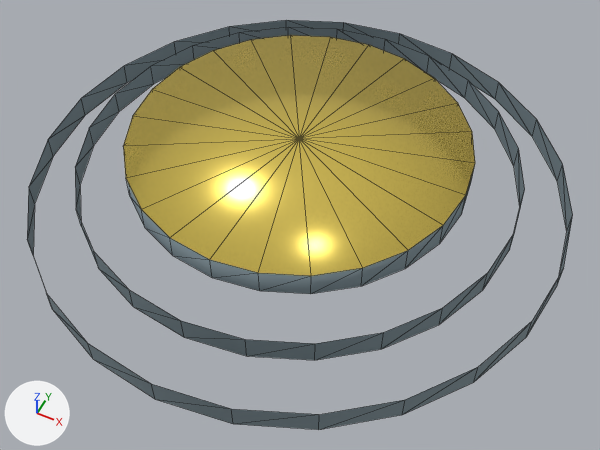
What one commit did to the glTF model assets/models/macro_alchemical_shrine.glb.
The view is the same before and after, from a 50 mm lens placed at (2.39, -4.76, 5.5), pointed at (0.23, -0.44, 0.1). Arrows for +X, +Y and +Z are at lower left; the lights stay in place. The first picture is the older version. Mesh edges are drawn as thin lines. Vertices at exactly the same position are counted once.

Script lines for the objects in view, before the commit:
```python
mat_m_dungeon_stone = principled_material('M_Dungeon_Stone')
mat_m_dungeon_stone.base_color = (0.2, 0.263, 0.294)  # greyish blue #7c8c94
mat_m_dungeon_stone.roughness = 0.85
me_macro_alchemical_shrine_mesh = bpy.data.meshes.new('Macro_Alchemical_Shrine_Mesh')
me_macro_alchemical_shrine_mesh.from_pydata(...)  # 145 vertices, 168 faces; spans x -2.4..2.4, y -2.4..2.4, z 0.0..0.66
# faces by material slot: [144, 24]
me_macro_alchemical_shrine_mesh.materials.append(mat_m_dungeon_stone)  # greyish blue #7c8c94
me_macro_alchemical_shrine_mesh.materials.append(mat_m_gold_rune)  # yellow #f3d866
ob_macro_alchemical_shrine = bpy.data.objects.new('Macro_Alchemical_Shrine', me_macro_alchemical_shrine_mesh)
ob_macro_alchemical_shrine.location = (0.0, 0.0, 0.0)
```
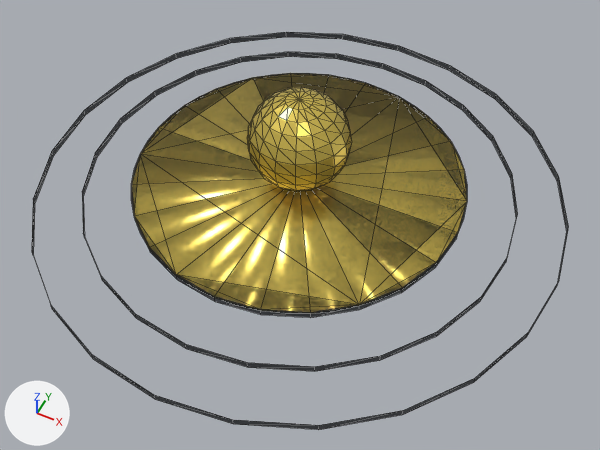
Commit message: Close dungeon corner gaps and fix shrine platform

Location of each change, [x1, y1, x2, y2] in pixels of the pictures (600 x 450 px):
'Macro_Alchemical_Shrine', recoloured, surface changed, rescaled
    before: [27, 20, 573, 430]
    after: [32, 32, 569, 430]
'Shrine_Center_Infill', added
    after: [131, 73, 467, 314]
'Shrine_Crucible', added (yellow)
    after: [247, 87, 352, 192]

Edits to the bpy script that builds the scene:
```text
Change mat_m_dungeon_stone:
    mat_m_dungeon_stone.base_color: (0.2, 0.263, 0.294) -> (0.075, 0.082, 0.09)  # greyish blue #7c8c94 -> dark grey #4d5155
    mat_m_dungeon_stone.roughness: 0.85 -> 0.9
Change me_macro_alchemical_shrine_mesh:
    used by ob_macro_alchemical_shrine; location = (0.0, 0.0, 0.0)
    remove me_macro_alchemical_shrine_mesh.from_pydata(...)  # 145 vertices, 168 faces; spans x -2.4..2.4, y -2.4..2.4, z 0.0..0.66
    add me_macro_alchemical_shrine_mesh.from_pydata(...)  # 145 vertices, 168 faces; spans x -2.4..2.4, y -2.4..2.4, z 0.0..0.2
    me_macro_alchemical_shrine_mesh part 1: the whole mesh is scaled about the mesh origin by (1, 1, 0.3)
Add me_esfera_uv:
    me_esfera_uv.from_pydata(...)  # a UV sphere (16 segments, 12 rings, poles along z) spanning x -0.45..0.45, y -0.45..0.45, z -0.45..0.45
    me_esfera_uv.materials.append(mat_m_gold_rune)  # yellow #f3d866
Add me_shrine_center_infill_mesh:
    me_shrine_center_infill_mesh.from_pydata(...)  # a 48-sided cylinder along z spanning x -1.5..1.5, y -1.5..1.5, z -0.01..0.01
    me_shrine_center_infill_mesh.materials.append(mat_m_dungeon_stone)  # dark grey #4d5155
Add ob_shrine_crucible:
    ob_shrine_crucible = bpy.data.objects.new('Shrine_Crucible', me_esfera_uv)
    ob_shrine_crucible.location = (0.0, 0.0, 0.648)
Add ob_shrine_center_infill:
    ob_shrine_center_infill = bpy.data.objects.new('Shrine_Center_Infill', me_shrine_center_infill_mesh)
    ob_shrine_center_infill.location = (0.0, 0.0, 0.188)
```
